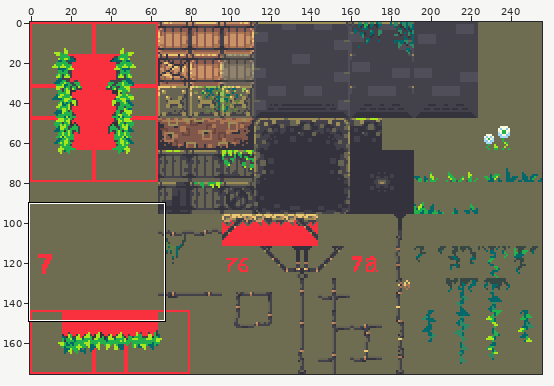
File history of a sprite sheet, images/tiles/arcade.png. The picture above shows the old version from afar; the outline marks the close-up.
Close-up. Old version:
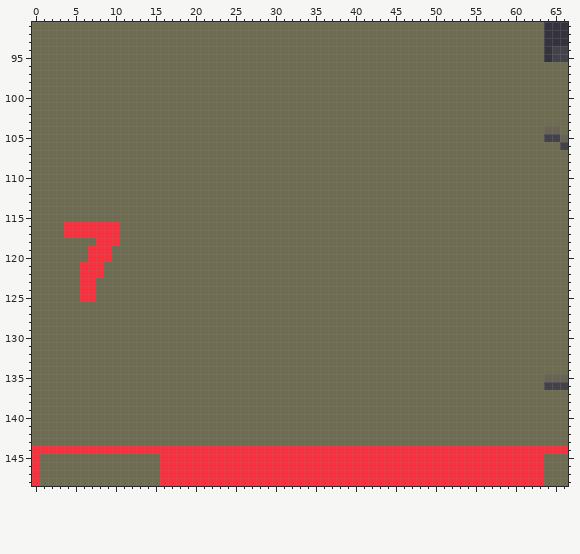
The file is 256x176 pixels. Colours within 5 levels of each other are drawn and written as one. Shown: x 0..66, y 91..148.
Once edited:
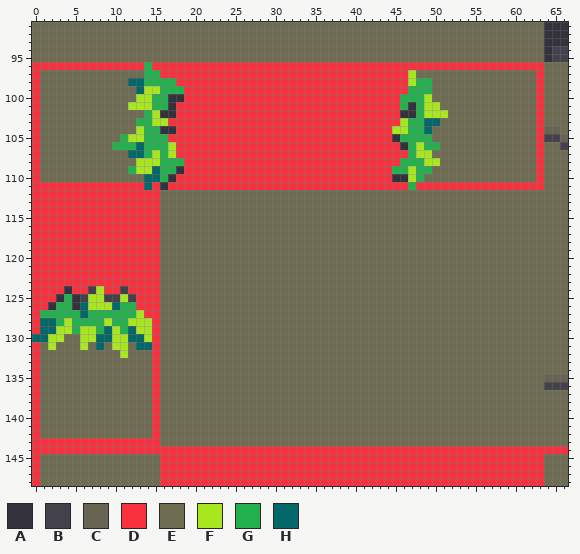
Palette (. is transparent): A #33323d  B #43424a  C #686453  D #f9303d  E #6f6d51  F #a8e61d  G #22b14c  H #026869
What changed:
Changed rows in their new state; - is an unchanged pixel.
first column x 0:
 96 DDDDDDDDDDDDDDGDDDDDDDDDDDDDDDDDDDDDDDDDDDDDDDDDDDDDDDDDDDDDDDDD
 97 D-------------GGDDDDDDDDDDDDDDDDDDDDDDDDDDDDDDDF---------------D
 98 D-----------HHGGGGDDDDDDDDDDDDDDDDDDDDDDDDDDDDDFGG-------------D
 99 D------------HFFGGGDDDDDDDDDDDDDDDDDDDDDDDDDDDDGGG-------------D
100 D------------FFGGAADDDDDDDDDDDDDDDDDDDDDDDDDDDGGGF-------------D
101 D-----------FFFGGADDDDDDDDDDDDDDDDDDDDDDDDDDDDGAGFF------------D
102 D-------------GFAADDDDDDDDDDDDDDDDDDDDDDDDDDDDAAGFFF-----------D
103 D------------GGFFDDDDDDDDDDDDDDDDDDDDDDDDDDDDDFGGHH------------D
104 D------------FGGAADDDDDDDDDDDDDDDDDDDDDDDDDDDFFGGH-------------D
105 D----------GFFGGGDDDDDDDDDDDDDDDDDDDDDDDDDDDDAGGGG-------------D
106 D---------GGGHGGGFDDDDDDDDDDDDDDDDDDDDDDDDDDDDAGFGG------------D
107 D-----------HHGFGFDDDDDDDDDDDDDDDDDDDDDDDDDDDDDGFF-------------D
108 D------------FFFGGGDDDDDDDDDDDDDDDDDDDDDDDDDDDGGGFF------------D
109 D-----------GFFHGGADDDDDDDDDDDDDDDDDDDDDDDDDDGGFGG-------------D
110 D-------------HHGADDDDDDDDDDDDDDDDDDDDDDDDDDDAAFG--------------D
111 DDDDDDDDDDDDDDHDADDDDDDDDDDDDDDDDDDDDDDDDDDDDDDGDDDDDDDDDDDDDDDD
112 DDDDDDDDDDDDDDDD------------------------------------------------
113 DDDDDDDDDDDDDDDD------------------------------------------------
114 DDDDDDDDDDDDDDDD------------------------------------------------
115 DDDDDDDDDDDDDDDD------------------------------------------------
116 DDDD-------DDDDD------------------------------------------------
117 DDDD-------DDDDD------------------------------------------------
118 DDDDDDDD---DDDDD------------------------------------------------
119 DDDDDDD---DDDDDD------------------------------------------------
120 DDDDDDD---DDDDDD------------------------------------------------
121 DDDDDD---DDDDDDD------------------------------------------------
122 DDDDDD---DDDDDDD------------------------------------------------
123 DDDDDD--DDDDDDDD------------------------------------------------
124 DDDDAD-BFDDBDDDD------------------------------------------------
125 DDDAGABFFBBFBDDD------------------------------------------------
126 DDAGGAHFFFHGGDDD------------------------------------------------
127 DGGGGGHGGGGGGFDD------------------------------------------------
128 DHHGFGGGGFGGFFFD------------------------------------------------
129 DHHFFGFFGHFGHFFD------------------------------------------------
130 HHFF--FFHHFFHHFD------------------------------------------------
131 D-F---F-H-FF-HHD------------------------------------------------
132 D----------F---D------------------------------------------------
133 D--------------D------------------------------------------------
134 D--------------D------------------------------------------------
135 D--------------D------------------------------------------------
136 D--------------D------------------------------------------------
137 D--------------D------------------------------------------------
138 D--------------D------------------------------------------------
139 D--------------D------------------------------------------------
140 D--------------D------------------------------------------------
141 D--------------D------------------------------------------------
142 D--------------D------------------------------------------------
143 DDDDDDDDDDDDDDDD------------------------------------------------
Pixel boxes of the changes (left, top, right, bottom) in both close-ups:
changed: (32, 62, 544, 446)
